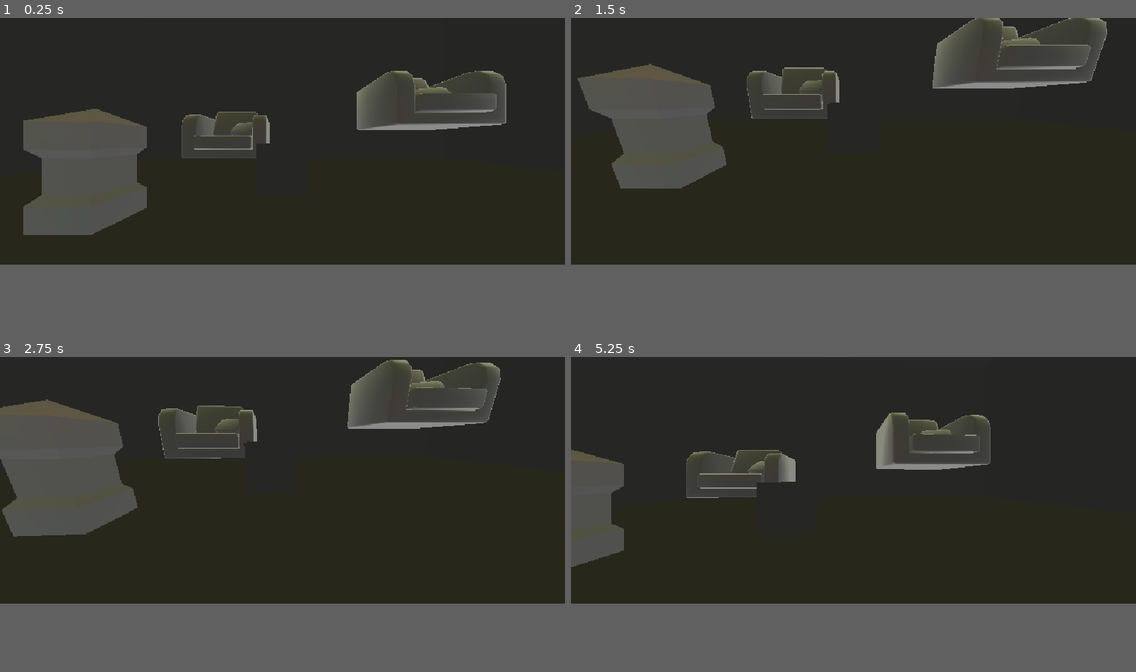
Above: before the commit, frames 1-4 (two rows, left to right).
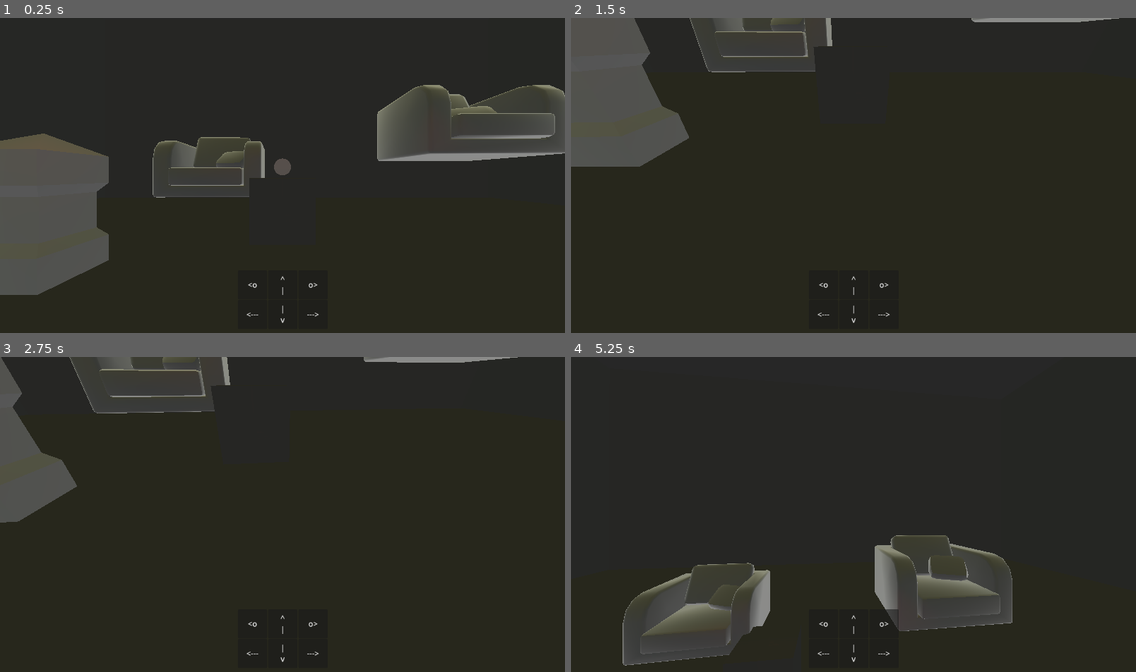
Above: after the commit, the same moments.

Repository: EDK-pro/Eloges_des_mauvaises_herbes
Game: Godot game, scene res://scene/map/Salle_prototype.tscn
The game is run twice, just before and just after one commit, with the same random seed, the same clock (stepped at 60 frames per second) and the same inputs.
Inputs (mouse positions are in pixels of both pictures, inside the frame that each line leads up to):
- Up to frame 1 (0.25 s): no input
- Up to frame 2 (1.5 s): click (825, 251) at 0.5 s, where only the run after the commit has a clickable "<---"; click (853, 251) at 1.25 s, where only the run after the commit has a clickable "| v"
- Up to frame 3 (2.75 s): click (310, 590) at 2 s, where only the run after the commit has a clickable "--->"
- Up to frame 4 (5.25 s): click (825, 564) at 2.75 s, where only the run after the commit has a clickable "<o"; click (853, 564) at 3.5 s, where only the run after the commit has a clickable "^ |"; click (881, 564) at 4.25 s, where only the run after the commit has a clickable "o>"; tap Enter (ui_accept) at 5 s; move the mouse to (881, 479) at 5.02 s; hold D (droite) from 5.03 s (still down); tap R (throw_rope) at 5.1 s; click (881, 479) at 5.17 s
In our replay, the window is 800x350 before the commit and 800x447 after it. These sizes can differ from the game's own. Grey fills any space a smaller window leaves; there, only what the larger window draws over its background counts as a difference.

The runs differ from the first frame. In frame 1, 18% of the frame differs, in the area x 0-100%, y 16-97%; in frame 2, 15%; in frame 3, 13%; in frame 4, 17%.

Commit message:
GRRR LA ROPE

Diff:
--- /dev/null
+++ b/cable.tscn
@@ -0,0 +1,18 @@
+[gd_scene load_steps=3 format=3 uid="uid://civbnfflyaljt"]
+
+[sub_resource type="CylinderMesh" id="CylinderMesh_mro8m"]
+top_radius = 0.1
+bottom_radius = 0.1
+
+[sub_resource type="CapsuleShape3D" id="CapsuleShape3D_5xkms"]
+radius = 0.1
+
+[node name="Node3D" type="RigidBody3D"]
+transform = Transform3D(1, 0, 0, 0, -4.37114e-08, -1, 0, 1, -4.37114e-08, 0, 0, 0)
+gravity_scale = 0.0
+
+[node name="MeshInstance3D" type="MeshInstance3D" parent="."]
+mesh = SubResource("CylinderMesh_mro8m")
+
+[node name="CollisionShape3D" type="CollisionShape3D" parent="."]
+shape = SubResource("CapsuleShape3D_5xkms")
--- a/project.godot
+++ b/project.godot
@@ -17,8 +17,8 @@
 
 [display]
 
-window/size/viewport_width=640
-window/size/viewport_height=280
+window/size/viewport_width=1157
+window/size/viewport_height=647
 window/size/window_width_override=1920
 window/size/window_height_override=1080
 window/stretch/mode="viewport"
--- a/scene/debug/rope.gd
+++ b/scene/debug/rope.gd
@@ -16,14 +16,18 @@
 var ROPE_BODIES : Array
 var last_rigidbody
 
+var last_rope_int = 17
+var nope = false
 
 
 func _ready()->void:
 	#Adding a RigidBody for every bone.
 	for i in skeleton.get_bone_count():
+		if i == last_rope_int:
+			nope = true
 		_add_rigidbody(skeleton.get_bone_global_pose(i))
-	_add_pin_joint(depart,ROPE_BODIES[0])
-	_add_pin_joint(fin,ROPE_BODIES[16])
+	#_add_pin_joint(depart,ROPE_BODIES[0])
+	#_add_pin_joint(fin,ROPE_BODIES[16])
 	#_add_pin_joint(ROPE_BODIES[0],depart)
 	#_add_pin_joint(ROPE_BODIES[16],fin)
 
@@ -45,7 +49,7 @@
 	ROPE_BODIES.append(rigidbody)
 	add_child(rigidbody)
 	#Adding a PinJoint between RigidBodies.
-	if last_rigidbody != null:
+	if last_rigidbody != null or nope == true:
 		_add_pin_joint(last_rigidbody,rigidbody)
 	#Saving the last added RigidBody for _add_pin_joint function to get position between the old RigidBody and new RigidBody.
 	last_rigidbody = rigidbody
@@ -70,7 +74,34 @@
 		var between = _get_pos_between_vectors(node_A.transform.origin,node_B.transform.origin)
 		#Setting the given position for the PinJoint.
 		pin.transform.origin = between
+		print(node_A.transform.origin,"",node_B.transform.origin,"",between)
 	#Adding the PinJoint as a child.
+	add_child(pin)
+	pass
+
+func _haha_add_pin_joint(node_A, node_B)->void:
+	#Creating a new PinJoint and setting the params for it.
+	var pin = PinJoint3D.new()
+	#pin.set("params/bias",bias)
+	#pin.set("params/damping",damping)
+	#pin.set("params/impulse_clamp",impulse_clamp)
+	#Setting the node_B(AKA rigidbody variable) for PinJoint
+	pin.set_node_b(node_B.get_path())
+	#Checking if the node_A(AKA  last_rigidbody variable) is null, and if it is true, PinJoint's translation = Vector.ZERO.
+	pin.set_node_a(node_A.get_path())
+	#if node_A == null:
+		#pin.transform.origin = Vector3.ZERO
+	#else:
+		##If node_A is not = null then we are setting the node_A for PinJoint.
+		#pin.set_node_a(node_A.get_path())
+		##Getting the position between node_A and node_B (AKA last_rigidbody and rigidbody variables).
+		#var between = _get_pos_between_vectors(node_A.transform.origin,node_B.transform.origin)
+		##Setting the given position for the PinJoint.
+		#pin.transform.origin = between
+		#print(node_A.transform.origin,"",node_B.transform.origin,"",between)
+	#Adding the PinJoint as a child.
+	print(node_A.transform.origin,"",node_B.transform.origin)
+	pin.transform.origin = node_A.transform.origin
 	add_child(pin)
 	pass
 
@@ -78,10 +109,22 @@
 func _get_pos_between_vectors(A:Vector3,B:Vector3)->Vector3:
 	return (A+B)/2
 
+func _connect_first_pin_to_player(player):
+	print("feur")
+	_add_pin_joint(player,ROPE_BODIES[0])
+	#ROPE_BODIES[0].get_child(0).disabled = true
+
+
+func _connect_last_pin_to_player(node_3d):
+	_add_pin_joint(node_3d,ROPE_BODIES[last_rope_int])
+	#ROPE_BODIES[17].get_child(0).disabled = true
+
 func _disable_collision():
 	for i in ROPE_BODIES:
-		#i.sleeping = true
-		i.get_child(0).disabled = true
+		if i == ROPE_BODIES[0] or i == ROPE_BODIES[last_rope_int]:
+			pass
+		else:
+			i.get_child(0).disabled = true
 	#for i in skeleton.get_bone_count():
 		#var bone_name =skeleton.get_bone_name(i)
 		#var id = skeleton.find_bone(bone_name)
--- a/scene/map/Salle_prototype.tscn
+++ b/scene/map/Salle_prototype.tscn
@@ -13,6 +13,7 @@
 [ext_resource type="PackedScene" uid="uid://c1s0yqy72g1oq" path="res://scene/player/player.tscn" id="8_hn4av"]
 [ext_resource type="PackedScene" uid="uid://ce1f44dtfntkb" path="res://scene/debug/rope.tscn" id="9_5f3ku"]
 [ext_resource type="PackedScene" uid="uid://cruo2mjjb1iht" path="res://scene/ui/select_object.tscn" id="9_rfvgj"]
+[ext_resource type="PackedScene" uid="uid://bvj25quit1gj5" path="res://test_rope_4_armature.tscn" id="10_770wn"]
 [ext_resource type="PackedScene" uid="uid://b72pbjnaypa2p" path="res://scene/ui/slot_selection.tscn" id="11_kid48"]
 
 [sub_resource type="BoxShape3D" id="BoxShape3D_v4n01"]
@@ -196,6 +197,9 @@
 }
 autoplay = "test_rope"
 
+[node name="test_rope_4_armature" parent="Salle" instance=ExtResource("10_770wn")]
+transform = Transform3D(-4.37114e-08, 1, 0, -1, -4.37114e-08, 0, 0, 0, 1, -8, 1, 0)
+
 [node name="UI" type="Node" parent="."]
 
 [node name="Player" parent="." node_paths=PackedStringArray("light") instance=ExtResource("8_hn4av")]
--- a/scene/player/player.tscn
+++ b/scene/player/player.tscn
@@ -1,6 +1,7 @@
-[gd_scene load_steps=3 format=3 uid="uid://c1s0yqy72g1oq"]
+[gd_scene load_steps=4 format=3 uid="uid://c1s0yqy72g1oq"]
 
 [ext_resource type="Script" path="res://script/player/Player.gd" id="1_yvgxc"]
+[ext_resource type="PackedScene" uid="uid://civbnfflyaljt" path="res://cable.tscn" id="2_65cvw"]
 
 [sub_resource type="CapsuleShape3D" id="CapsuleShape3D_tig38"]
 
@@ -13,3 +14,12 @@
 
 [node name="Camera3D" type="Camera3D" parent="."]
 transform = Transform3D(1, 0, 0, 0, 1, 0, 0, 0, 1, 0, 1.6, 0)
+
+[node name="End_cable_player" type="Node3D" parent="Camera3D"]
+transform = Transform3D(1, 0, 0, 0, 1, 0, 0, 0, 1, 0, 0, -7)
+
+[node name="Start_cable_player" type="Node3D" parent="Camera3D"]
+transform = Transform3D(1, 0, 0, 0, 1, 0, 0, 0, 1, 0, 0, -2)
+
+[node name="Cable" parent="." instance=ExtResource("2_65cvw")]
+transform = Transform3D(1, 0, 0, 0, -4.37114e-08, -1, 0, 1, -4.37114e-08, 0, 1.6, -3.4374)
--- a/script/player/Player.gd
+++ b/script/player/Player.gd
@@ -75,7 +75,7 @@
 		rotate_y(-event.relative.x * mouse_sensitivity)
 		$Camera3D.rotate_x(-event.relative.y * mouse_sensitivity)
 		$Camera3D.rotation.x = clampf($Camera3D.rotation.x, -deg_to_rad(70), deg_to_rad(70))
-
+		$Cable.position = $Camera3D.project_position(mouse, 4)
 	if mouse_confirm == mouse:
 		if Input.is_action_pressed("slot1"):
 			throw_object.emit(3)
@@ -94,18 +94,22 @@
 
 	if Input.is_action_just_pressed("throw_rope"):
 		instance = rope_scene.instantiate()
-		#instance.position.y += position.y + 2.0
+		#instance.position += $Start_cable_player.position
 		#instance.position.x += 2.0
 		#instance.position.y += 0.5
 		#instance.depart.position = position
 		#instance.depart.position.y = position.y + 4.0
 		add_child(instance)
+
+		#instance._connect_first_pin_to_player($End_cable_player)
+		instance._connect_first_pin_to_player($Camera3D/Start_cable_player)
+		instance._connect_last_pin_to_player($Camera3D/End_cable_player)
+
 		#instance.depart.position = position
 		#instance.depart.position.y = position.y + 4.0
 		#instance.rotate_z(90)
 		#instance.position.y += position.y + 2.0
 
-		instance._disable_collision()
 
 # Method to select objects in the game world using the mouse
 func get_selection():
--- /dev/null
+++ b/test_rope_4_armature.gd
@@ -0,0 +1,16 @@
+extends Node3D
+
+
+var rope_start = PinJoint3D.new()
+var rope_end = PinJoint3D.new()
+# Called when the node enters the scene tree for the first time.
+func _ready():
+	rope_start.position = $Armature/Depart.position
+	rope_end.position = $Armature/Fin.position
+	#print($Armature/Cylinder.get_aabb().size)
+	print(rope_start.position, " ", rope_end.position, " ", position, " ", global_position)
+
+
+# Called every frame. 'delta' is the elapsed time since the previous frame.
+func _process(delta):
+	pass
--- /dev/null
+++ b/test_rope_4_armature.tscn
@@ -0,0 +1,32 @@
+[gd_scene load_steps=5 format=3 uid="uid://bvj25quit1gj5"]
+
+[ext_resource type="PackedScene" uid="uid://bn81mrhfhhcdu" path="res://scene/debug/test_rope_4_armature.gltf" id="1_d30la"]
+[ext_resource type="Script" path="res://test_rope_4_armature.gd" id="2_sqptp"]
+
+[sub_resource type="CapsuleShape3D" id="CapsuleShape3D_mpkgw"]
+radius = 0.1
+height = 1.0
+
+[sub_resource type="CapsuleShape3D" id="CapsuleShape3D_nu2so"]
+radius = 0.1
+height = 1.0
+
+[node name="test_rope_4_armature" instance=ExtResource("1_d30la")]
+script = ExtResource("2_sqptp")
+
+[node name="Depart" type="Node3D" parent="Armature" index="2"]
+
+[node name="Fin" type="Node3D" parent="Armature" index="3"]
+transform = Transform3D(1, 0, 0, 0, 1, 0, 0, 0, 1, 0, 4, 0)
+
+[node name="Part2" type="RigidBody3D" parent="Armature" index="4"]
+transform = Transform3D(1, 0, 0, 0, 1, 0, 0, 0, 1, 0, 1.5, 0)
+
+[node name="CollisionShape3D" type="CollisionShape3D" parent="Armature/Part2" index="0"]
+shape = SubResource("CapsuleShape3D_mpkgw")
+
+[node name="Part3" type="RigidBody3D" parent="Armature" index="5"]
+transform = Transform3D(1, 0, 0, 0, 1, 0, 0, 0, 1, 0, 2.5, 0)
+
+[node name="CollisionShape3D" type="CollisionShape3D" parent="Armature/Part3" index="0"]
+shape = SubResource("CapsuleShape3D_nu2so")
Not shown, added: scene/debug/test_rope_4_armature.gltf
Not shown: 1 places in scene/map/Salle_prototype.tscn that only renumber resources
